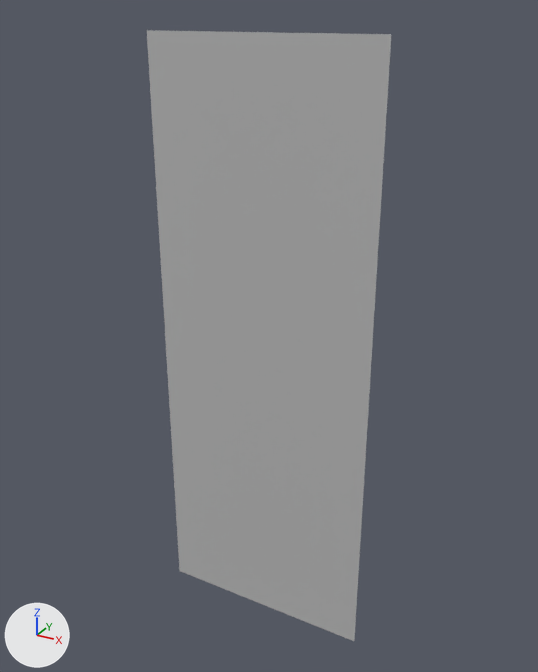
The FBX model Assets/Shaders/SnowInteract/planeStrip.fbx as it was, and as the next commit left it.
Rendered twice from a 50 mm lens placed at (12.9, -18.94, 10.58), pointed at (2.22, 0.47, 0.88). The axes (+X, +Y, +Z) are drawn at lower left. The lights are the same throughout.

Objects in the first picture: 'planeStrip'.
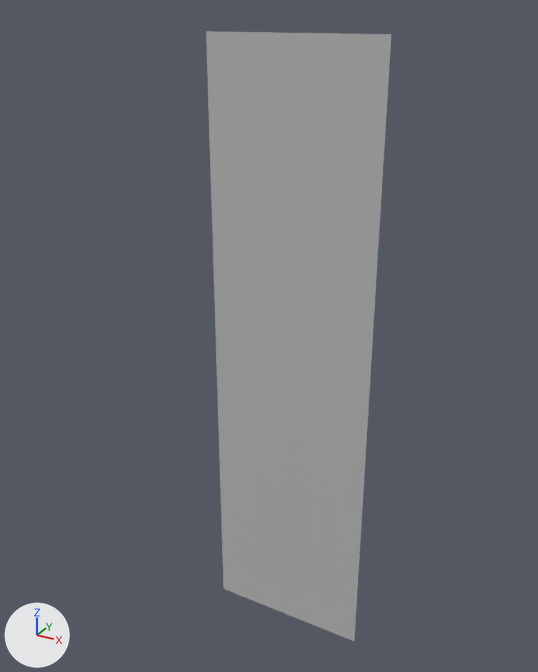
Location of each change, [x1, y1, x2, y2] in pixels of the pictures (538 x 672 px):
'planeStrip', reshaped (24% narrower): before [147, 30, 391, 641]; after [206, 31, 391, 641]
part 1 of me_mesh, deleted: before [147, 30, 224, 589]

The change, as a diff of the scene's bpy script:
```diff
--- a/Assets/Shaders/SnowInteract/planeStrip.fbx.py
+++ b/Assets/Shaders/SnowInteract/planeStrip.fbx.py
@@ me_mesh @@
 # used by ob_planestrip; location = (0.0, 0.0, 0.0)
-me_mesh.from_pydata(...)  # 99522 vertices, 98816 faces; spans x -1.6..5.9, y 0.0, z -10.0..10.0
+me_mesh.from_pydata(...)  # 72333 vertices, 71680 faces; spans x 0.5..5.9, y 0.0, z -10.0..10.0
+# me_mesh part 1: 27189 vertices removed from x -1.6..0.4, y 0.0, z -10.0..10.0
 me_mesh.materials.append(mat_pasted__lambert8)
```
